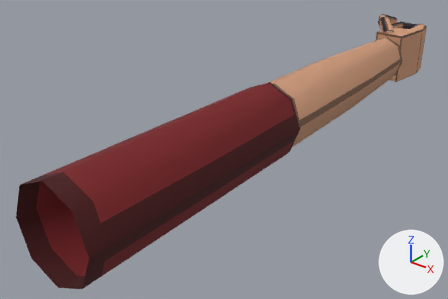
A saved change to the glTF model templates/models/arms/arm_bare_R.glb.
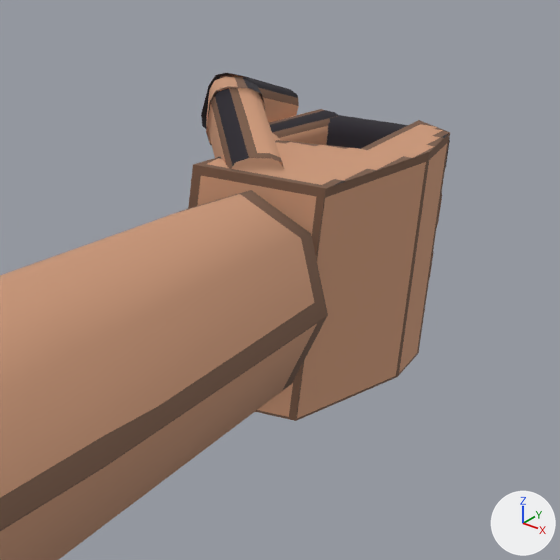
Old and new are each drawn whole from a 50 mm lens placed at (0.363, -0.836, 0.275), pointed at (-0.048, -0.321, -0.043) and again close up on the part from 76% to 100% of the width and 0% to 36% of the height. Lighting does not change. The marker at lower right points along +X, +Y and +Z. The older version's two pictures come first. Vertices at exactly the same position are counted once.

The scene before the commit, as lines of its bpy script (objects in view):
```python
me_arm_bare_r = bpy.data.meshes.new('arm_bare_R')
me_arm_bare_r.from_pydata(...)  # 414 vertices, 482 faces; spans x -0.046..0.046, y -0.6..0.088, z -0.05..0.05
me_arm_bare_r.materials.append(mat_retro)  # picture img_image_0
ob_arm_bare_r_mesh = bpy.data.objects.new('arm_bare_R mesh', me_arm_bare_r)
ob_arm_bare_r_mesh.location = (0.0, 0.0, 0.0)
```
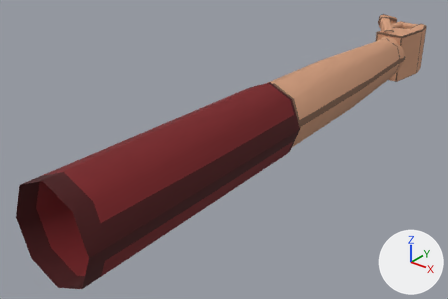
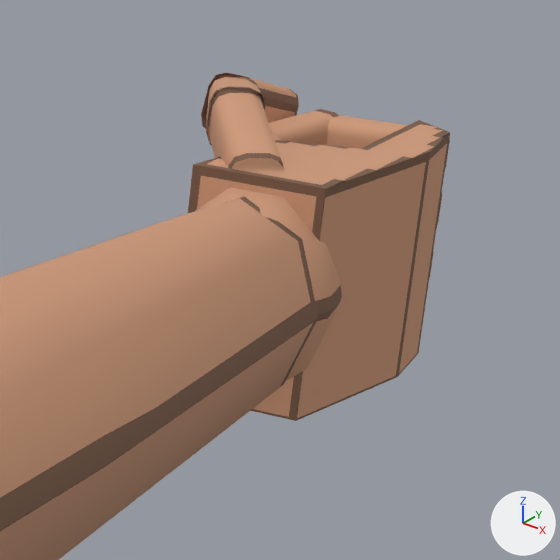
Where the change shows, as pixel boxes (x1, y1, x2, y2) in the close-ups (560 x 560 px; the box of a moved part takes in the faces that stretch with it):
part 1 of me_arm_bare_r, added (brown): after (195, 187, 342, 381)
part 2 of me_arm_bare_r, moved or reshaped: before (0, 190, 328, 557); after (0, 197, 318, 557)
part 3 of me_arm_bare_r, surface changed (lighter): (201, 73, 408, 169) in both

The edits, one by one:
me_arm_bare_r is used by ob_arm_bare_r_mesh; location (0.0, 0.0, 0.0).
me_arm_bare_r had 414 vertices, 482 faces and spanned x -0.046..0.046, y -0.6..0.088, z -0.05..0.05.
me_arm_bare_r now has 484 vertices, 624 faces and spans x -0.046..0.046, y -0.6..0.088, z -0.05..0.05.
me_arm_bare_r part 1: a new loose piece of 70 vertices spanning x -0.026..0.026, y -0.03..0.03, z -0.029..0.029, in mat_retro (picture img_image_0).
Part 2, on me_arm_bare_r:
6 vertices are removed from x -0.027..0.019, y -0.004, z -0.022..0.031.
14 faces are deleted.
2 vertices move from x 0.0..0.027, y -0.004, z -0.031..0.0 to x 0.0..0.026, y -0.008, z -0.03..0.0.
6 vertices are added at (0.018, -0.008, 0.021), (0.0, -0.008, 0.03), (-0.018, -0.008, 0.021), (-0.026, -0.008, 0.0), (-0.018, -0.008, -0.021), (0.018, -0.008, -0.021).
20 new faces join them.
me_arm_bare_r part 3: 410 kept faces spanning x -0.044..0.02, y 0.002..0.088, z -0.032..0.049 get new texture (UV) coordinates.
